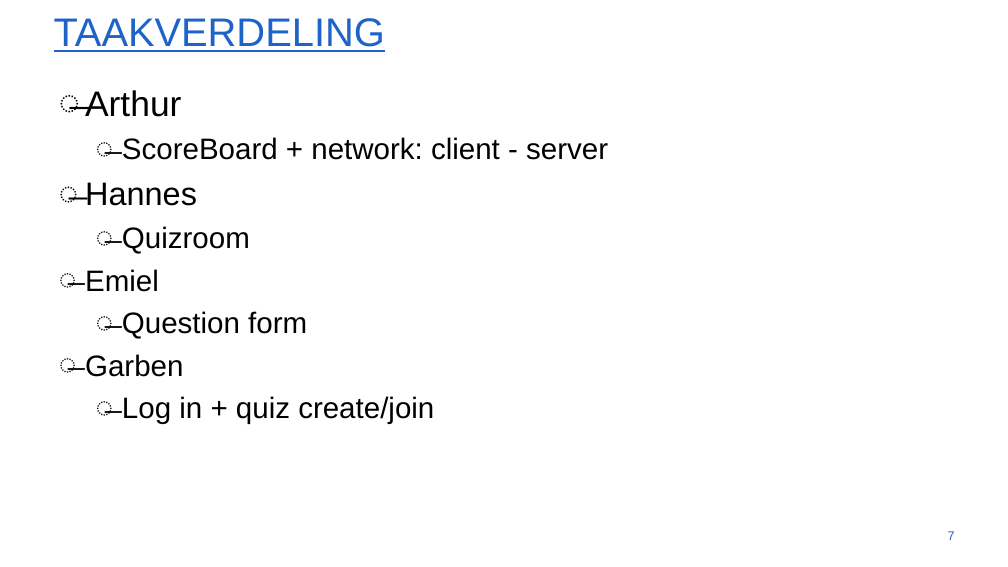
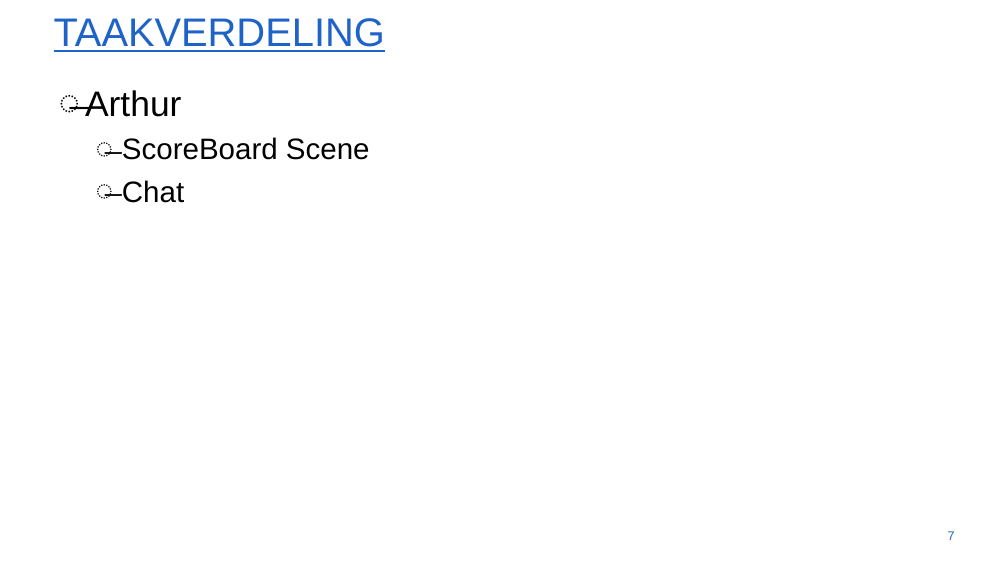
Before and after one commit to gartangh/Software-Development-Project, a slide deck: slide 7 of Sprint_1.pptx. Drawn at 1008x567 pixels with LibreOffice and Linux fonts; fonts in the diff are those of the drawing; background and template pictures are left out. Boxes give left, top, right and bottom in pixels: in the first picture for what was removed or moved away, otherwise in the second. Text is boxed around its words. In the diff, an @@ line names an element or a change of style, - is before the commit and + after.

```diff
--- a/Sprint_1.pptx
+++ b/Sprint_1.pptx
@@ text at (x1=122, y1=137, x2=370, y2=203): text changed @@
-  ̶ ScoreBoard + network: client - server
-̶ Hannes
-  ̶ Quizroom
-̶ Emiel
-  ̶ Question form
-̶ Garben
-  ̶ Log in + quiz create/join
+  ̶ ScoreBoard Scene
+  ̶ Chat
```
Also in this commit, not shown: 2 other slides changed, 3 slides added.
